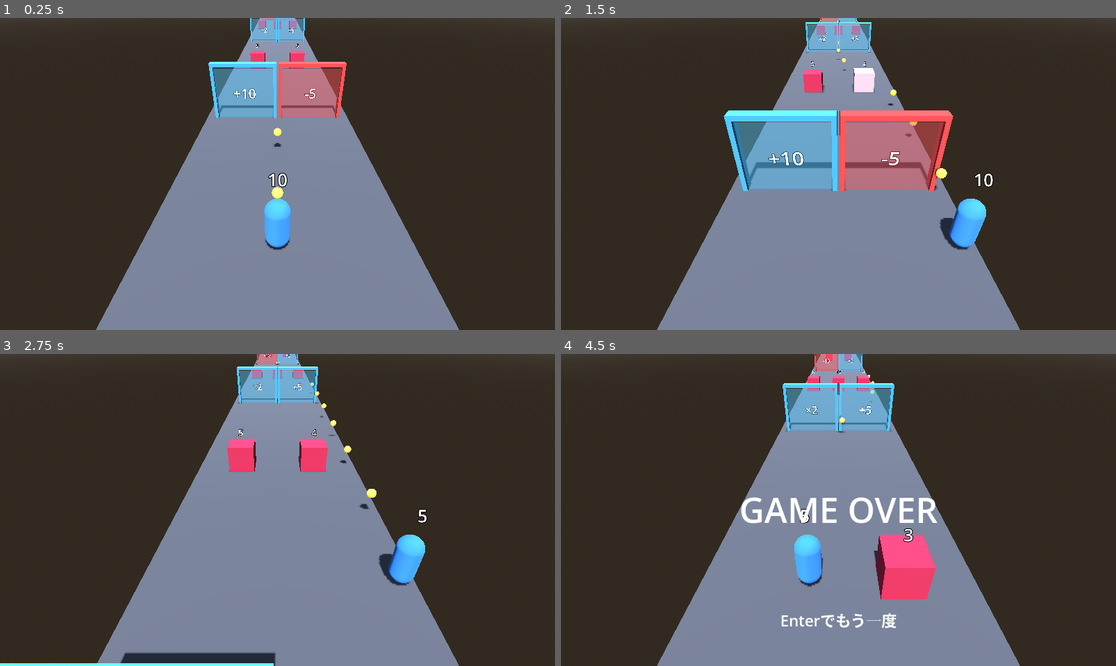
Above: before the commit, frames 1-4 (two rows, left to right).
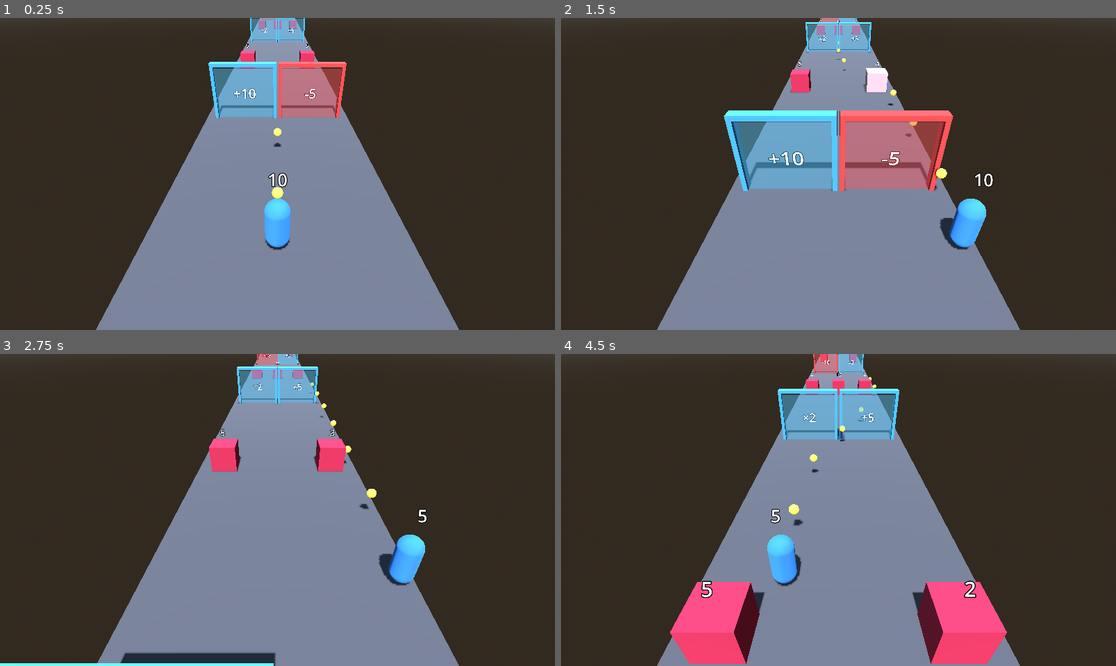
Above: after the commit, the same moments.

Repository: shuhei0916/music-shooter
Game: Godot game, scene res://scenes/main.tscn
Same seed, same stepped clock (60 frames per second), same inputs: the game is played once before the commit and once after it.
Inputs (mouse positions are in pixels of both pictures, inside the frame that each line leads up to):
- Up to frame 1 (0.25 s): no input
- Up to frame 2 (1.5 s): tap Enter (ui_accept) at 0.5, 0.77 s; move the mouse to (960, 158) at 0.52 s; hold D (move_right) 0.53-1.25 s; hold Shift 0.53-1.25 s; click (960, 158) at 0.67 s; drag from (727, 189) to (810, 236) at 1.27 s
- Up to frame 3 (2.75 s): move the mouse to (333, 441) at 2.02 s; hold D (move_right) from 2.03 s (still down); tap Ctrl at 2.1 s
- Up to frame 4 (4.5 s): release D (move_right) at 2.75 s; drag from (810, 572) to (672, 463) at 2.77 s; move the mouse to (1005, 556) at 3.52 s; hold A (move_left) 3.53-4.25 s; tap Alt at 3.6 s; tap Enter (ui_accept) at 3.77 s; drag from (672, 463) to (755, 432) at 4.27 s

The runs differ from the first frame. In frame 1, 0.3% of the frame differs, in the area x 43-57%, y 8-17%; in frame 2, 0.8%; in frame 3, 1.5%; in frame 4, 14%, in the area x 19-81%, y 0-100%.

Commit message:
feat: 配置データでは敵の位置をレーン番号で書き、レーンの中心に並べる
Co-Authored-By: Claude Opus 5.5 <noreply@anthropic.com>

Diff:
--- a/scripts/main.gd
+++ b/scripts/main.gd
@@ -4,18 +4,18 @@
 const GateScene := preload("res://scenes/gate.tscn")
 const EnemyScene := preload("res://scenes/enemy.tscn")
 const GATE_X := 2.0
-## z: スタートからの距離、gates: 左右のゲートの [種類, 数]、enemies: 敵の [x, HP]
+## z: スタートからの距離、gates: 左右のゲートの [種類, 数]、enemies: 敵の [レーン番号, HP]
 const DEFAULT_LAYOUT := [
 	{"z": 12.0, "gates": [[Gate.Op.ADD, 10], [Gate.Op.ADD, -5]]},
-	{"z": 25.0, "enemies": [[-2.0, 5], [2.0, 5]]},
+	{"z": 25.0, "enemies": [[0, 5], [2, 5]]},
 	{"z": 40.0, "gates": [[Gate.Op.MULTIPLY, 2], [Gate.Op.ADD, 5]]},
-	{"z": 55.0, "enemies": [[-3.0, 8], [0.0, 12], [3.0, 8]]},
+	{"z": 55.0, "enemies": [[0, 8], [1, 12], [2, 8]]},
 	{"z": 70.0, "gates": [[Gate.Op.ADD, -10], [Gate.Op.MULTIPLY, 3]]},
-	{"z": 85.0, "enemies": [[-2.0, 20], [2.0, 15]]},
+	{"z": 85.0, "enemies": [[0, 20], [2, 15]]},
 	{"z": 100.0, "gates": [[Gate.Op.ADD, 20], [Gate.Op.MULTIPLY, 2]]},
-	{"z": 115.0, "enemies": [[-3.0, 25], [0.0, 30], [3.0, 25]]},
+	{"z": 115.0, "enemies": [[0, 25], [1, 30], [2, 25]]},
 	{"z": 130.0, "gates": [[Gate.Op.ADD, -15], [Gate.Op.ADD, 10]]},
-	{"z": 142.0, "enemies": [[0.0, 40]]},
+	{"z": 142.0, "enemies": [[1, 40]]},
 ]
 const MESSAGES := {
 	Judge.Result.CLEARED: "CLEAR!",
@@ -25,8 +25,11 @@
 @export var forward_speed := 6.0
 @export var course_length := 150.0
 @export var layout: Array = DEFAULT_LAYOUT
+@export var lane_count := 3
+@export var lane_width := 3.0
 
 var _course: Course
+var _lanes: Lanes
 var _result := Judge.Result.PLAYING
 
 @onready var _player: Player = $Player
@@ -38,6 +41,7 @@
 
 func _ready() -> void:
 	_course = Course.new(forward_speed, course_length)
+	_lanes = Lanes.new(lane_count, lane_width)
 	$GoalLine.position.z = -course_length
 	for row in layout:
 		_spawn_row(row)
@@ -81,5 +85,5 @@
 	for spec in row.get("enemies", []):
 		var enemy: Enemy = EnemyScene.instantiate()
 		enemy.start_hp = spec[1]
-		enemy.position = Vector3(spec[0], 0, z)
+		enemy.position = Vector3(_lanes.x_of(spec[0]), 0, z)
 		add_child(enemy)
--- a/test/scene/test_main.gd
+++ b/test/scene/test_main.gd
@@ -68,8 +68,8 @@
 	assert_eq([gates[1].global_position, gates[1].amount], [Vector3(2, 0, -10), -3])
 
 
-func test_配置どおりの位置とHPで敵を並べる():
-	var main := _make_main_with_layout([{"z": 20.0, "enemies": [[1.5, 8]]}])
+func test_配置どおりのレーンとHPで敵を並べる():
+	var main := _make_main_with_layout([{"z": 20.0, "enemies": [[2, 8]]}])
 	var enemies := _find_all(main, Enemy)
 	assert_eq(enemies.size(), 1)
-	assert_eq([enemies[0].global_position, enemies[0].health.hp], [Vector3(1.5, 0, -20), 8])
+	assert_eq([enemies[0].global_position, enemies[0].health.hp], [Vector3(3, 0, -20), 8])
